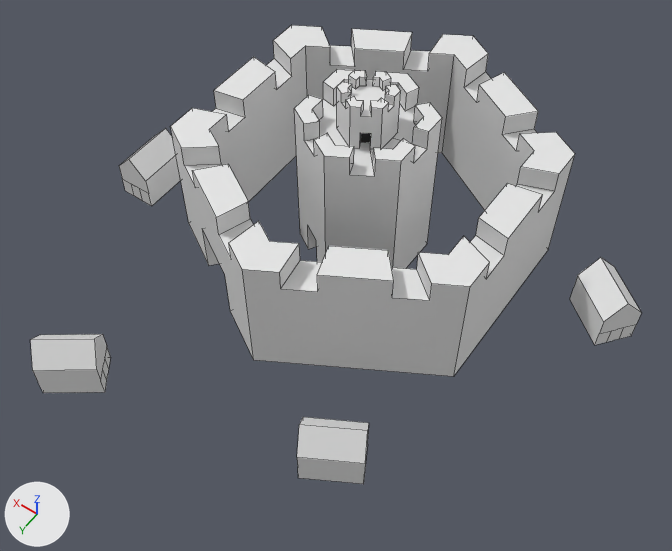
The FBX model Assets/Resources/Models/Town.fbx as it was, and as the next commit left it.
One viewpoint serves both versions: a camera (50 mm lens) standing at (-0.00973, 0.01501, 0.02516) and looking at (-0.00105, 0.00286, 0.00606). Arrows for +X, +Y and +Z are at lower left; the lights stay in place. Mesh edges are drawn as thin lines. Where no turn or scale is listed for an object, it has been applied to the vertices.
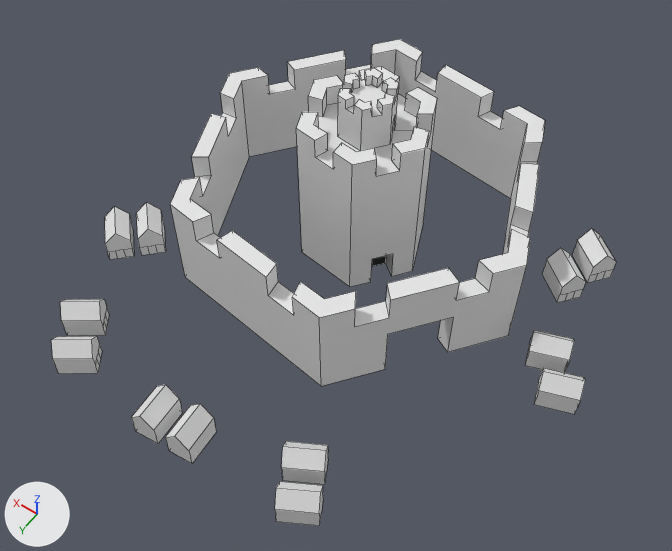
Commit message: - Modified the town model (more houses etc)

Pixel boxes [x1, y1, x2, y2] of what changed, in the pictures (672 x 551 px; the box of a moved part takes in the faces that stretch with it):
'Cylinder_001', reshaped (8% narrower, 6% taller): before [30, 25, 641, 484]; after [51, 39, 616, 526]
part 1 of me_cylinder_001, moved or reshaped: before [570, 257, 641, 345]; after [525, 330, 574, 373]
part 2 of me_cylinder_001, moved or reshaped: before [30, 334, 111, 393]; after [534, 368, 585, 414]
part 3 of me_cylinder_001, moved or reshaped: before [297, 417, 369, 484]; after [131, 385, 183, 444]
part 4 of me_cylinder_001, moved or reshaped: before [119, 129, 181, 206]; after [165, 404, 217, 464]
part 5 of me_cylinder_001, added: after [281, 441, 328, 485]
part 6 of me_cylinder_001, added: after [136, 202, 166, 255]
part 7 of me_cylinder_001, added: after [60, 299, 109, 336]
part 8 of me_cylinder_001, added: after [543, 248, 586, 302]
part 9 of me_cylinder_001, added: after [572, 229, 616, 282]
part 10 of me_cylinder_001, added: after [51, 336, 102, 374]
part 11 of me_cylinder_001, added: after [275, 481, 323, 526]
part 12 of me_cylinder_001, added: after [105, 206, 134, 259]
part 13 of me_cylinder_001, rebuilt (11% taller): before [294, 69, 442, 268]; after [296, 66, 437, 287]
part 14 of me_cylinder_001, rebuilt (7% narrower): before [170, 25, 575, 376]; after [170, 39, 545, 386]

Diff of the bpy script that builds the scene:
```diff
--- a/Assets/Resources/Models/Town.fbx.py
+++ b/Assets/Resources/Models/Town.fbx.py
@@ me_cylinder_001 @@
-me_cylinder_001.from_pydata(...)  # 381 vertices, 182 faces; spans x -0.00793..0.00703, y -0.00541..0.00922, z 0.00406..0.00981
+me_cylinder_001.from_pydata(...)  # 565 vertices, 254 faces; spans x -0.00778..0.00624, y -0.00497..0.00864, z 0.00413..0.00981
+# me_cylinder_001 part 1: the loose piece of 23 vertices spanning x -0.00793..-0.00599, y -0.00235..-0.00049, z 0.00413..0.00581 is turned 58.3 degrees about the z axis through its middle and scaled by 0.646, then moved by (0.00055, 0.0021, -0.0003)
+# me_cylinder_001 part 2: the loose piece of 23 vertices spanning x 0.00248..0.00442, y 0.00739..0.00922, z 0.00413..0.00581 is turned -17 degrees about the z axis through its middle and scaled by 0.646, then moved by (-0.01062, -0.00671, -0.0003)
+# me_cylinder_001 part 3: the loose piece of 23 vertices spanning x -0.00447..-0.00254, y 0.00553..0.00728, z 0.00413..0.00581 is turned -114.9 degrees about the z axis through its middle and scaled by 0.646, then moved by (0.00424, 0.00169, -0.0003)
+# me_cylinder_001 part 4: the loose piece of 23 vertices spanning x 0.00594..0.00703, y 0.0011..0.00271, z 0.00413..0.00581 is turned -175.1 degrees about the z axis through its middle and scaled by 0.646, then moved by (-0.0068, 0.00611, -0.0003)
+# me_cylinder_001 part 5: the loose piece of 23 vertices spanning x -0.00447..-0.00254, y 0.00553..0.00728, z 0.00413..0.00581 is copied, and the copy is scaled about its middle by 0.646, then moved by (0.00042, 0.00059, -0.0003); it spans x -0.00371..-0.00246, y 0.00643..0.00756, z 0.00413..0.00522
+# me_cylinder_001 part 6: the loose piece of 23 vertices spanning x 0.00594..0.00703, y 0.0011..0.00271, z 0.00413..0.00581 is copied, and the copy is turned 44.7 degrees about the z axis through its middle and scaled by 0.646, then moved by (-0.00149, 0.00178, -0.0003); it spans x 0.00437..0.0056, y 0.00307..0.0043, z 0.00413..0.00522
+# me_cylinder_001 part 7: the loose piece of 23 vertices spanning x 0.00248..0.00442, y 0.00739..0.00922, z 0.00413..0.00581 is copied, and the copy is scaled about its middle by 0.646, then moved by (0.00091, -0.00133, -0.0003); it spans x 0.00374..0.00499, y 0.00639..0.00757, z 0.00413..0.00522
+# me_cylinder_001 part 8: the loose piece of 23 vertices spanning x -0.00793..-0.00599, y -0.00235..-0.00049, z 0.00413..0.00581 is copied, and the copy is scaled about its middle by 0.646, then moved by (0.00138, -0.00037, -0.0003); it spans x -0.00621..-0.00496, y -0.00239..-0.00119, z 0.00413..0.00522
+# me_cylinder_001 part 9: the loose piece of 23 vertices spanning x -0.00793..-0.00599, y -0.00235..-0.00049, z 0.00413..0.00581 is copied, and the copy is scaled about its middle by 0.646, then moved by (0.001, -0.0015, -0.0003); it spans x -0.00659..-0.00534, y -0.00352..-0.00232, z 0.00413..0.00522
+# me_cylinder_001 part 10: the loose piece of 23 vertices spanning x 0.00248..0.00442, y 0.00739..0.00922, z 0.00413..0.00581 is copied, and the copy is scaled about its middle by 0.646, then moved by (0.00021, -0.00033, -0.0003); it spans x 0.00304..0.00429, y 0.00738..0.00856, z 0.00413..0.00522
+# me_cylinder_001 part 11: the loose piece of 23 vertices spanning x -0.00447..-0.00254, y 0.00553..0.00728, z 0.00413..0.00581 is copied, and the copy is scaled about its middle by 0.646, then moved by (-0.0001, 0.00151, -0.0003); it spans x -0.00423..-0.00298, y 0.00735..0.00848, z 0.00413..0.00522
+# me_cylinder_001 part 12: the loose piece of 23 vertices spanning x 0.00594..0.00703, y 0.0011..0.00271, z 0.00413..0.00581 is copied, and the copy is turned 44.7 degrees about the z axis through its middle and scaled by 0.646, then moved by (-0.00086, 0.00244, -0.0003); it spans x 0.00501..0.00624, y 0.00373..0.00496, z 0.00413..0.00522
+# me_cylinder_001 part 13: the loose piece of 161 vertices spanning x -0.00163..0.00163, y -0.00189..0.00189, z 0.00406..0.00981 is rebuilt with 161 vertices and now spans x -0.00187..0.00187, y -0.00174..0.00174, z 0.00413..0.00981
+# me_cylinder_001 part 14: the loose piece of 128 vertices spanning x -0.00466..0.00456, y -0.00541..0.00524, z 0.00413..0.00804 is rebuilt with 128 vertices and now spans x -0.00521..0.00536, y -0.00497..0.00485, z 0.00413..0.00722
 me_cylinder_001.materials.append(mat_castle)
```
